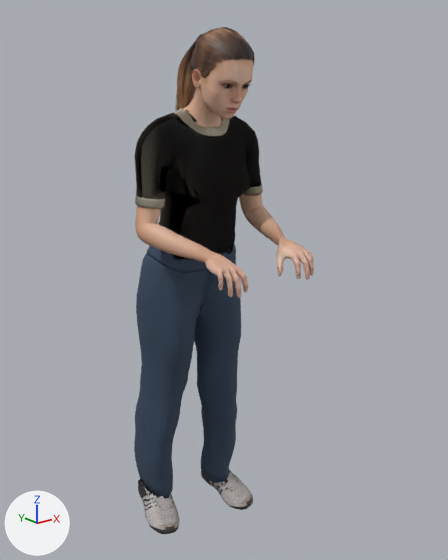
Renders of the glTF model assets/props/people-maya-stand-mid.glb from each side of a commit.
Camera for both pictures: a 50 mm lens placed at (-1.135, -1.429, 0.483), pointed at (0.037, 0.036, -0.102). The lights are fixed; the arrows at lower left show +X, +Y and +Z. The first picture is the older version.

The older version as bpy lines, for what is in view:
```python
ob_people_maya_stand_mid = bpy.data.objects.new('people-maya-stand-mid', me_base_001)
ob_people_maya_stand_mid.location = (0.0, 0.0, 0.0)
```
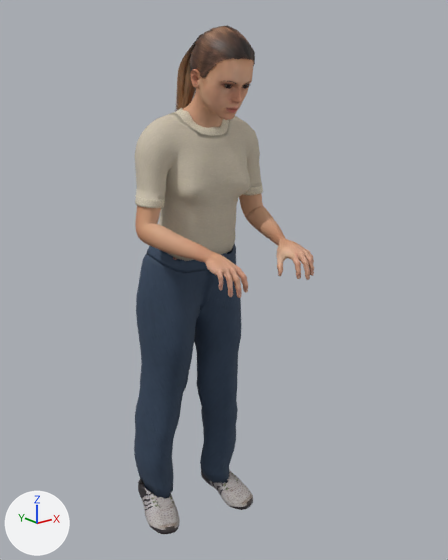
Edits to the scene script, one JSON object a line:
```json
{"op": "remove", "block": "mat_human_toigo_basic_tucked_t_shirt", "code": "n3 = _N.new('ShaderNodeNormalMap'); n3.name = 'Normal Map'"}
{"op": "remove", "block": "mat_human_toigo_basic_tucked_t_shirt", "code": "n3.uv_map = 'UVMap'"}
{"op": "remove", "block": "mat_human_toigo_basic_tucked_t_shirt", "code": "n4 = _N.new('ShaderNodeTexImage'); n4.name = 'Image Texture.001'"}
{"op": "remove", "block": "mat_human_toigo_basic_tucked_t_shirt", "code": "n4.image = img_t_shirt_basic_bump"}
{"block": "mat_human_toigo_basic_tucked_t_shirt", "where": "n0 = _N.new('ShaderNodeBsdfPrincipled'); n0.name = 'Principled BSDF'"}
{"op": "remove", "block": "mat_human_toigo_basic_tucked_t_shirt", "code": "_L.new(n3.outputs[0], n0.inputs[5])  # 'Normal' to 'Normal'"}
{"op": "remove", "block": "mat_human_toigo_basic_tucked_t_shirt", "code": "_L.new(n4.outputs[0], n3.inputs[1])  # 'Color' to 'Color'"}
```

Pixel boxes [x1, y1, x2, y2] of what changed, in the pictures (448 x 560 px):
```json
{"object": "people-maya-stand-mid", "change": "surface changed", "before": [135, 27, 314, 501], "after": [135, 27, 314, 501]}
```
